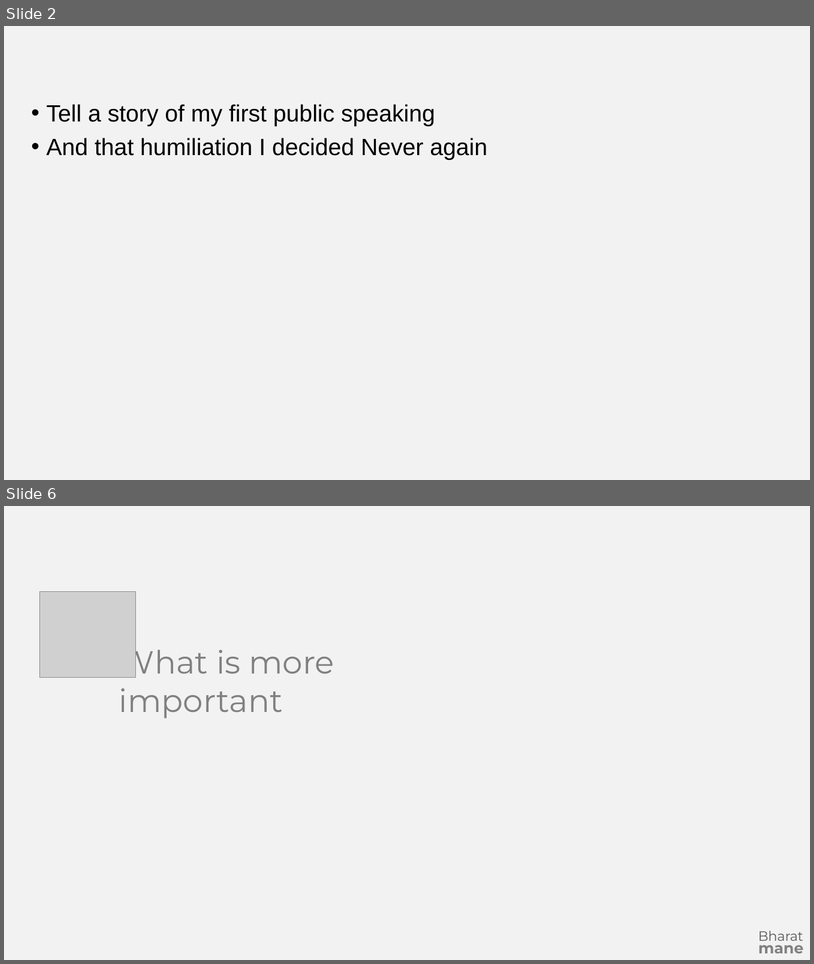
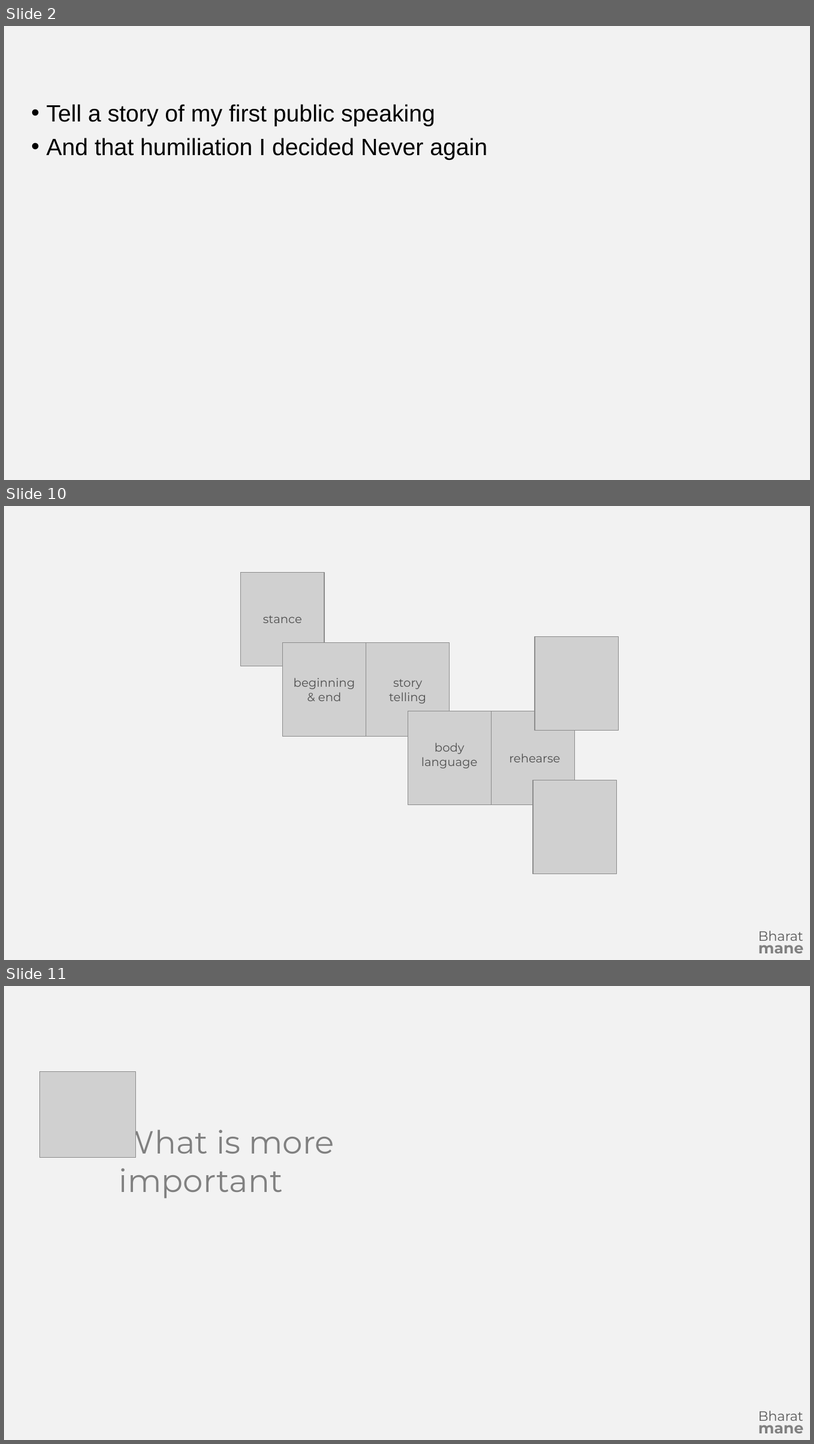
Before and after one commit to bharatmane/presentations, a slide deck: The Art of Presentation/The Art of Presentation.pptx. Shown one above the other, each under a label of ours: slides 2 and 6 before the commit, slides 2, 10 and 11 after it; the slides between them are not shown. The pictures are 814x964 and 814x1444 pixels, drawn with LibreOffice and Linux fonts; fonts in the diff are those of the drawing; grey boxes stand for pictures. Boxes give left, top, right and bottom in pixels: in the first picture for what was removed or moved away, otherwise in the second. Text is boxed around its words. In the diff, an @@ line names an element or a change of style, - is before the commit and + after.

```diff
--- a/The Art of Presentation/The Art of Presentation.pptx
+++ b/The Art of Presentation/The Art of Presentation.pptx
@@ slide 10 added at (x1=4, y1=506, x2=810, y2=960), background #F2F2F2 @@
@@ picture added at (x1=241, y1=572, x2=324, y2=666) @@
@@ text added at (x1=263, y1=615, x2=302, y2=623), 14 pt, text #505050 @@
+stance
@@ picture added at (x1=283, y1=643, x2=366, y2=736) @@
@@ picture added at (x1=366, y1=643, x2=450, y2=736) @@
@@ picture added at (x1=535, y1=637, x2=618, y2=730) @@
@@ text added at (x1=294, y1=678, x2=355, y2=701), 14 pt, text #505050 @@
+beginning
+& end
@@ text added at (x1=389, y1=679, x2=426, y2=703), 14 pt, text #505050 @@
+story
+telling
@@ picture added at (x1=408, y1=711, x2=492, y2=805) @@
@@ picture added at (x1=492, y1=711, x2=575, y2=805) @@
@@ text added at (x1=422, y1=742, x2=478, y2=768), 14 pt, text #505050 @@
+body
+language
@@ text added at (x1=509, y1=753, x2=560, y2=762), 14 pt, text #505050 @@
+rehearse
@@ picture added at (x1=533, y1=780, x2=617, y2=873) @@
@@ text added at (x1=759, y1=930, x2=804, y2=940), 16 pt, text #595959 @@
+Bharat
@@ text added at (x1=759, y1=938, x2=804, y2=953), 18 pt, text #808080, bold @@
+mane
@@ what was slide 6 is now slide 11 @@
```
Also in this commit, not shown: 7 slides changed, 6 other slides added.
